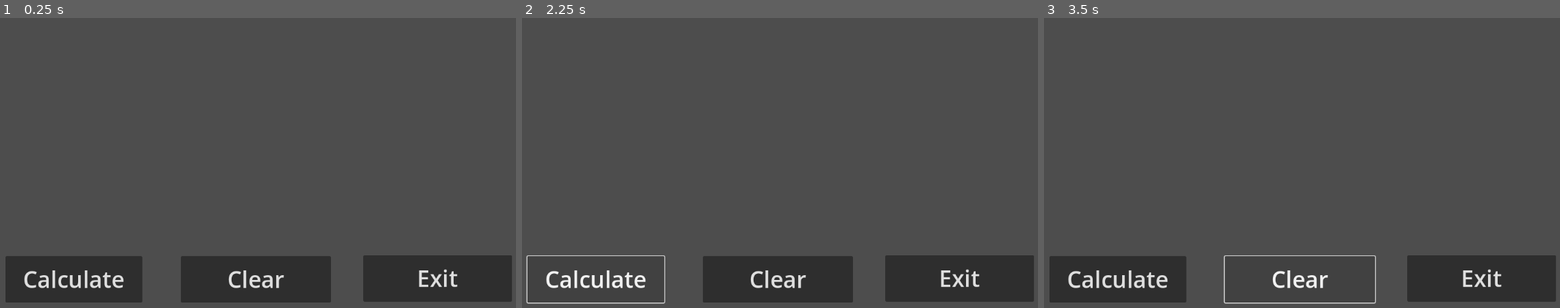
Above: before the commit, frames 1-3 (left to right).
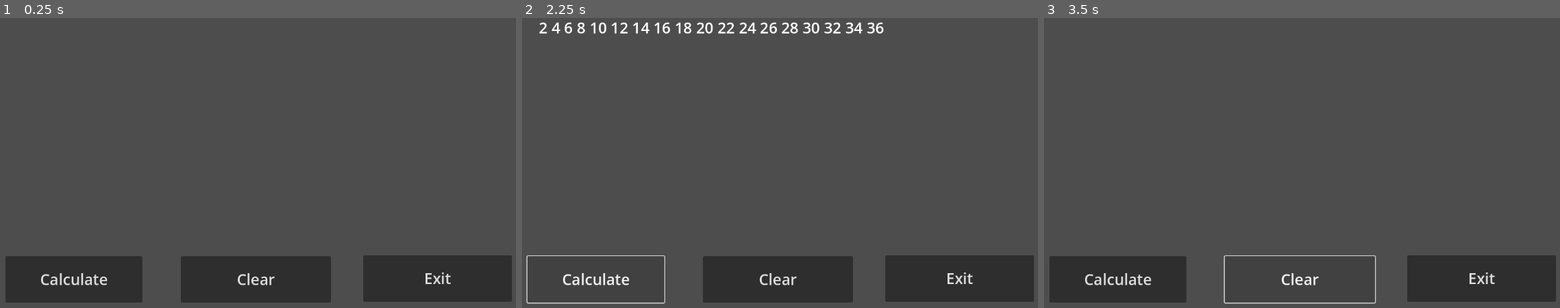
Above: after the commit, the same moments.

Repository: janssen-r/game-design-1
Game: Godot game, scene res://LangDocs/prog_115b.tscn
Same seed, same stepped clock (60 frames per second), same inputs: the game is played once before the commit and once after it. The project has no main scene, so this scene is started directly.
Inputs:
- Up to frame 1 (0.25 s): no input
- Up to frame 2 (2.25 s): click "Calculate" at 0.5 s; click "Clear" at 1.25 s; click "Calculate" at 2 s
- Up to frame 3 (3.5 s): click "Clear" at 2.75 s

The runs differ from the first frame. In frame 1, 1.1% of the frame differs, in the area x 4-89%, y 86-94%; in frame 2, 2.2%, in the area x 3-89%, y 1-94%; in frame 3, 1.1%.

Commit message:
Update 9/26

Diff:
--- a/BigFont.tres
+++ b/BigFont.tres
@@ -1,4 +1,4 @@
 [gd_resource type="Theme" format=3 uid="uid://cv1o3wmjapddp"]
 
 [resource]
-default_font_size = 48
+default_font_size = 32
--- a/LangDocs/prog_115b.gd
+++ b/LangDocs/prog_115b.gd
@@ -2,10 +2,12 @@
 
 func _on_btn_calc_pressed() -> void:
 	var val = 2
-
+	while val <= 36:
+		$lblOut.text = $lblOut.text + " " + str(val)
+		val += 2
 
 func _on_btn_2_clear_pressed() -> void:
-	pass # Replace with function body.
+	$lblOut.text = ""
 
 func _on_btn_3_exit_pressed() -> void:
-	pass # Replace with function body.
+	get_tree().quit()
--- /dev/null
+++ b/scoreboard.gd
@@ -0,0 +1,24 @@
+extends Control
+
+var score = 0 # global variable
+
+func addPoint(): score += 1
+func subPoint(): score -= 1
+func reset(): score = 0
+
+func update():
+	$lblOut.text = "Score: %d" % score
+
+func _on_btn_update_pressed() -> void:
+	var choice = $LineEdit.text.to_lower() # ignores uppercase
+	if choice == "add":
+		addPoint()
+	elif choice == "sub" or choice == "subtract":
+		subPoint()
+	else:
+		OS.alert("Invalid choice!")
+	update()
+
+func _on_btn_reset_pressed() -> void:
+	reset()
+	update()
--- /dev/null
+++ b/scoreboard.tscn
@@ -0,0 +1,63 @@
+[gd_scene load_steps=3 format=3 uid="uid://q0esmwftyst"]
+
+[ext_resource type="Script" path="res://scoreboard.gd" id="1_8lp1n"]
+[ext_resource type="Theme" uid="uid://cv1o3wmjapddp" path="res://BigFont.tres" id="2_cde3n"]
+
+[node name="Scoreboard" type="Control"]
+layout_mode = 3
+anchors_preset = 15
+anchor_right = 1.0
+anchor_bottom = 1.0
+grow_horizontal = 2
+grow_vertical = 2
+script = ExtResource("1_8lp1n")
+
+[node name="lblPts" type="Label" parent="."]
+layout_mode = 0
+offset_left = 23.0
+offset_top = 28.0
+offset_right = 704.0
+offset_bottom = 108.0
+theme = ExtResource("2_cde3n")
+text = "Modify Points (Add/Subtract):
+"
+
+[node name="lblOut" type="Label" parent="."]
+layout_mode = 0
+offset_left = 34.0
+offset_top = 147.0
+offset_right = 359.0
+offset_bottom = 227.0
+theme = ExtResource("2_cde3n")
+text = "0"
+
+[node name="LineEdit" type="LineEdit" parent="."]
+layout_mode = 0
+offset_left = 746.0
+offset_top = 17.0
+offset_right = 1086.0
+offset_bottom = 118.0
+theme = ExtResource("2_cde3n")
+placeholder_text = "--"
+alignment = 1
+
+[node name="btnUpdate" type="Button" parent="."]
+layout_mode = 0
+offset_left = 17.0
+offset_top = 511.0
+offset_right = 364.0
+offset_bottom = 625.0
+theme = ExtResource("2_cde3n")
+text = "Update"
+
+[node name="btnReset" type="Button" parent="."]
+layout_mode = 0
+offset_left = 776.0
+offset_top = 513.0
+offset_right = 1123.0
+offset_bottom = 627.0
+theme = ExtResource("2_cde3n")
+text = "Reset"
+
+[connection signal="pressed" from="btnUpdate" to="." method="_on_btn_update_pressed"]
+[connection signal="pressed" from="btnReset" to="." method="_on_btn_reset_pressed"]
